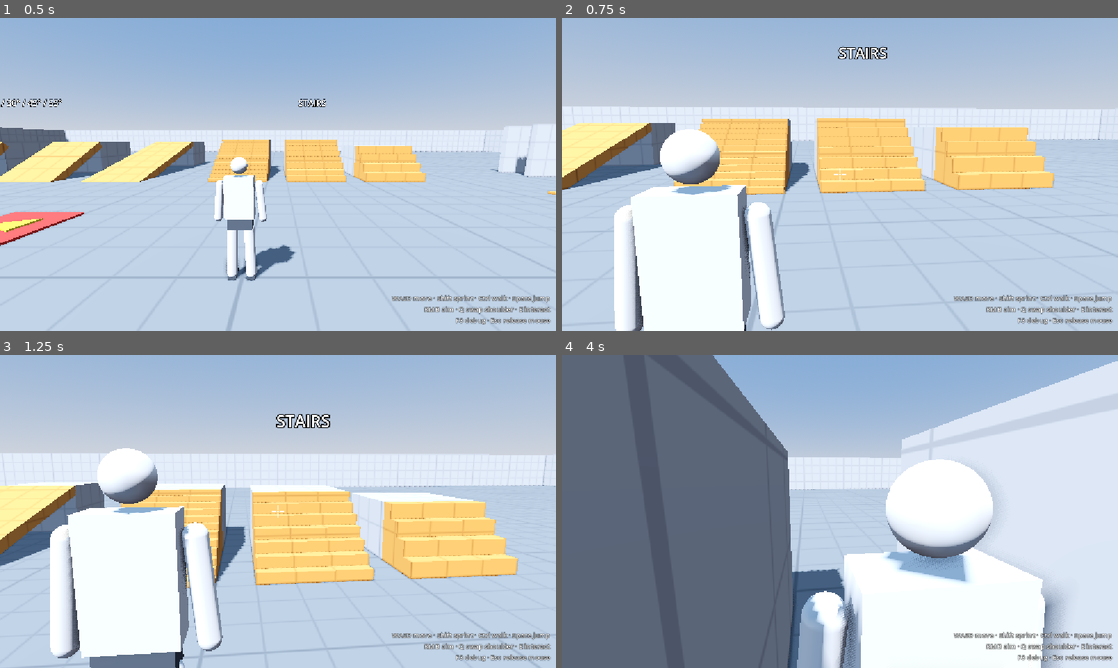
Above: before the commit, frames 1-4 (two rows, left to right).
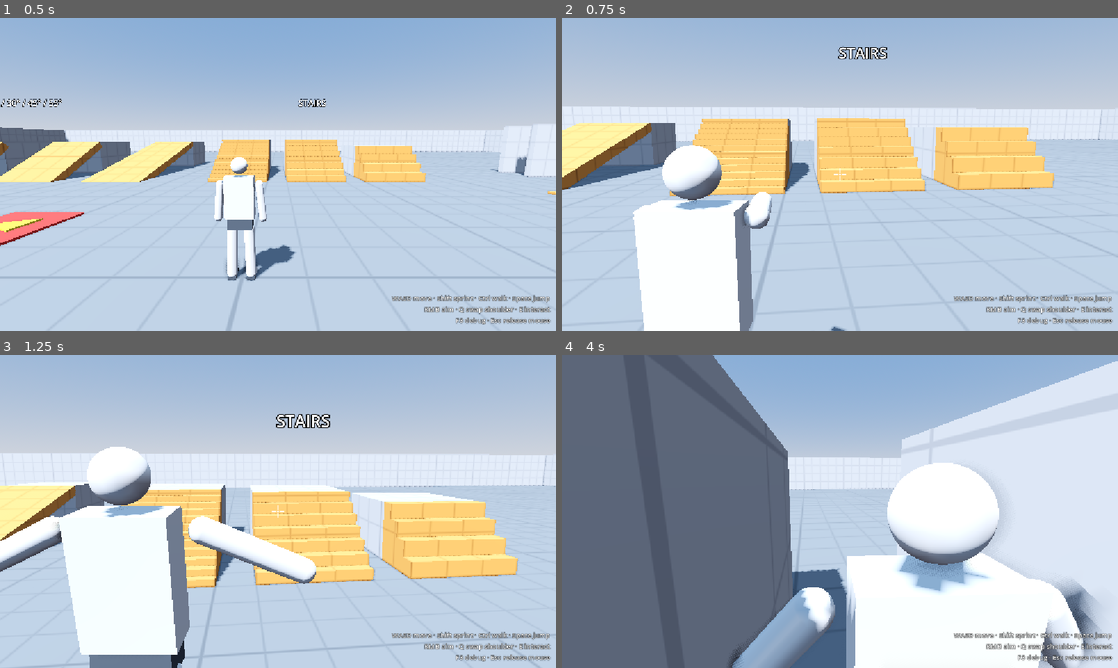
Above: after the commit, the same moments.

Repository: 134emre134/thug-life
Game: Godot game, scene res://scenes/levels/test_gym.tscn
Same seed, same stepped clock (60 frames per second), same inputs: the game is played once before the commit and once after it.
Inputs (mouse positions are in pixels of both pictures, inside the frame that each line leads up to):
- Up to frame 1 (0.5 s): no input
- Up to frame 2 (0.75 s): tap Enter at 0.5 s; move the mouse to (867, 174) at 0.52 s; hold W (move_forward) from 0.53 s (still down); hold Right mouse button (aim) from 0.53 s (still down)
- Up to frame 3 (1.25 s): keep holding W (move_forward); keep holding Right mouse button (aim); tap Space (jump) at 0.77 s
- Up to frame 4 (4 s): keep holding W (move_forward); move the mouse to (812, 511) at 1.27 s; release Right mouse button (aim) at 1.28 s; tap E (interact) at 1.35 s; tap Space (jump) at 1.52, 3.02, 3.77 s; move the mouse to (851, 505) at 2.02 s; hold Q (shoulder_swap) 2.03-2.78 s; move the mouse to (834, 517) at 2.77 s; tap Shift (sprint) at 2.85 s; move the mouse to (878, 514) at 3.52 s; hold Ctrl (walk) from 3.53 s (still down)

Frame 1 is identical in both runs. In frame 2, 6.2% of the frame differs, in the area x 9-52%, y 35-100%; in frame 3, 7.7%; in frame 4, 7.9%, in the area x 30-97%, y 33-100%.

Commit message:
Fix exported node references not resolving in hand-written scenes
Add the node_paths header entries Godot needs to resolve Node-typed
exports (Movement, Animator, CameraRig, HUD). Without them the movement
component had no model, so the character never turned and the animator
was inactive. Warn when these references are missing.

Co-Authored-By: Claude Opus 5.5 <noreply@anthropic.com>
Claude-Session: https://claude.ai/code/session_01PKhRn9eAbYHiLsf6EpkQjj

Diff:
--- a/scenes/levels/test_gym.tscn
+++ b/scenes/levels/test_gym.tscn
@@ -672,7 +672,7 @@
 [node name="Player" parent="." instance=ExtResource("7_player")]
 transform = Transform3D(1, 0, 0, 0, 1, 0, 0, 0, 1, 0, 0, 0)
 
-[node name="HUD" parent="." instance=ExtResource("8_hud")]
+[node name="HUD" parent="." node_paths=PackedStringArray("player") instance=ExtResource("8_hud")]
 player = NodePath("../Player")
 
 [connection signal="pressed" from="Interactables/SpawnButton" to="Interactables/PropSpawner" method="spawn"]
--- a/scenes/player/player.tscn
+++ b/scenes/player/player.tscn
@@ -120,7 +120,7 @@
 parameters/aim_blend/blend_amount = 0
 parameters/air_blend/blend_amount = 0
 
-[node name="Movement" type="Node" parent="."]
+[node name="Movement" type="Node" parent="." node_paths=PackedStringArray("body", "model")]
 script = ExtResource("22_player_movement")
 body = NodePath("..")
 model = NodePath("../Model")
@@ -135,13 +135,13 @@
 transform = Transform3D(1, 0, 0, 0, 1, 0, 0, 0, 1, 0, 1, 0)
 shape = SubResource("SphereShape3D_reach")
 
-[node name="Animator" type="Node" parent="."]
+[node name="Animator" type="Node" parent="." node_paths=PackedStringArray("animation_tree", "body", "model")]
 script = ExtResource("25_player_animator")
 animation_tree = NodePath("../AnimationTree")
 body = NodePath("..")
 model = NodePath("../Model")
 
-[node name="CameraRig" type="Node3D" parent="."]
+[node name="CameraRig" type="Node3D" parent="." node_paths=PackedStringArray("target")]
 script = ExtResource("26_camera_rig")
 target = NodePath("..")
 
--- a/scripts/player/player_animator.gd
+++ b/scripts/player/player_animator.gd
@@ -34,6 +34,13 @@
 var _air_time: float = 0.0
 
 
+func _ready() -> void:
+	if animation_tree == null or body == null or model == null:
+		push_warning(
+			"PlayerAnimator: animation_tree, body or model not assigned; animation is off."
+		)
+
+
 func update(delta: float, aiming: bool) -> void:
 	if animation_tree == null or body == null or model == null:
 		return
--- a/scripts/player/player_movement.gd
+++ b/scripts/player/player_movement.gd
@@ -86,6 +86,8 @@
 	if body == null:
 		body = get_parent() as CharacterBody3D
 	assert(body != null, "PlayerMovement needs a CharacterBody3D")
+	if model == null:
+		push_warning("PlayerMovement: no model assigned, the character will not turn.")
 	body.floor_max_angle = deg_to_rad(max_slope_degrees)
 	body.floor_snap_length = floor_snap_length
 	body.floor_constant_speed = true
